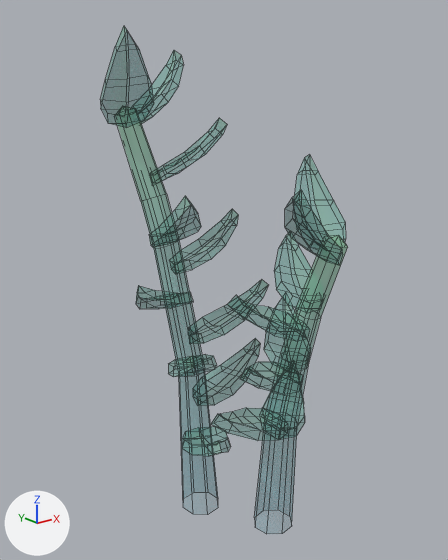
The FBX model Assets/Models/Tiny Treats plants/zzplant_plant_small.fbx as it was, and as the next commit left it.
Before and after are seen from a camera (50 mm lens) standing at (-0.806, -0.987, 0.919) and looking at (-0.004, 0.015, 0.518). Every picture has the same lights, and +X, +Y and +Z are marked at lower left. Mesh edges are drawn as thin lines. Objects named as collision shapes, trigger or cutter boxes, shadow casters or lower levels of detail are left out. Where no turn or scale is listed for an object, it has been applied to the vertices.

The first picture shows 'zzplant_plant_small'.
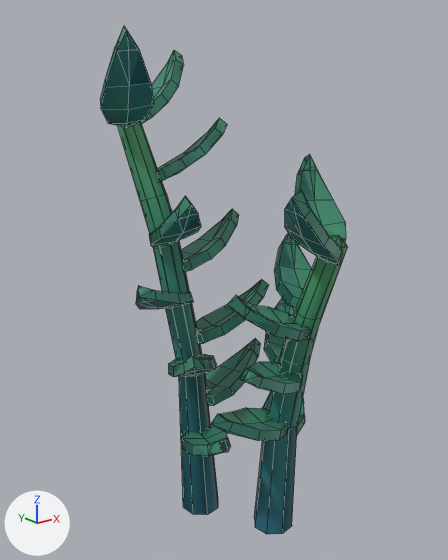
Changed parts and their boxes (x1, y1, x2, y2) in the pictures (448 x 560 px):
'zzplant_plant_small', surface changed: (100, 26, 348, 534) in both
'zzplant_plant_small_LOD1', added: after (101, 31, 348, 533)

The change, as a diff of the scene's bpy script:
```diff
--- a/Assets/Models/Tiny Treats plants/zzplant_plant_small.fbx.py
+++ b/Assets/Models/Tiny Treats plants/zzplant_plant_small.fbx.py
@@ img_tiny_treats_texture_1_png @@
-img_tiny_treats_texture_1_png = load_image('tiny_treats_texture_1.png', 'tiny_treats_texture_1.png', 1024, 1024, 'Non-Color')
+img_tiny_treats_texture_1_png = load_image('tiny_treats_texture_1.png', 'tiny_treats_texture_1.png', 1024, 1024, 'sRGB')
@@ mat_tiny_treats_1 @@
 n0 = _N.new('ShaderNodeBsdfPrincipled'); n0.name = 'Principled BSDF'
 n2 = _N.new('ShaderNodeTexImage'); n2.name = 'Image Texture'
 n2.image = img_tiny_treats_texture_1_png
-n3 = _N.new('ShaderNodeTexImage'); n3.name = 'Image Texture.001'
-n3.image = img_tiny_treats_texture_1_png
 _L.new(n2.outputs[0], n0.inputs[0])  # 'Color' to 'Base Color'
-_L.new(n3.outputs[0], n0.inputs[4])  # 'Color' to 'Alpha'
 _L.new(n0.outputs[0], n1.inputs[0])  # 'BSDF' to 'Surface'
+_L.new(n2.outputs[1], n0.inputs[4])  # 'Alpha' to 'Alpha'
@@ me_zzplant_plant_small_001 @@
+me_zzplant_plant_small_001.from_pydata(...)  # 491 vertices, 489 faces; spans x -0.246..0.233, y -0.274..0.279, z -0.061..1.022
+me_zzplant_plant_small_001.materials.append(mat_tiny_treats_1)  # picture img_tiny_treats_texture_1_png
@@ ob_zzplant_plant_small_lod1 @@
+ob_zzplant_plant_small_lod1 = bpy.data.objects.new('zzplant_plant_small_LOD1', me_zzplant_plant_small_001)
+ob_zzplant_plant_small_lod1.location = (0.0, 0.0, 0.0)
```
